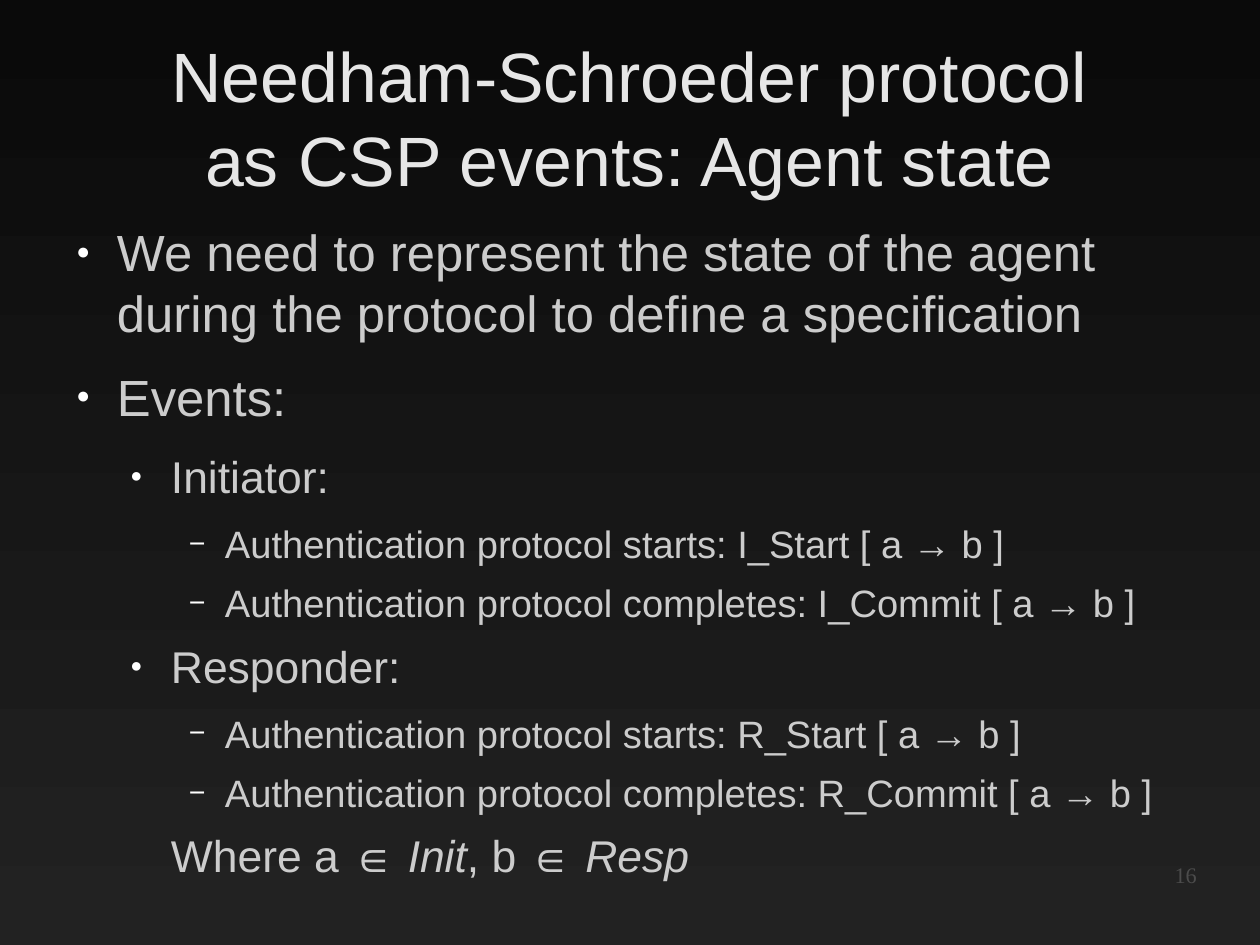
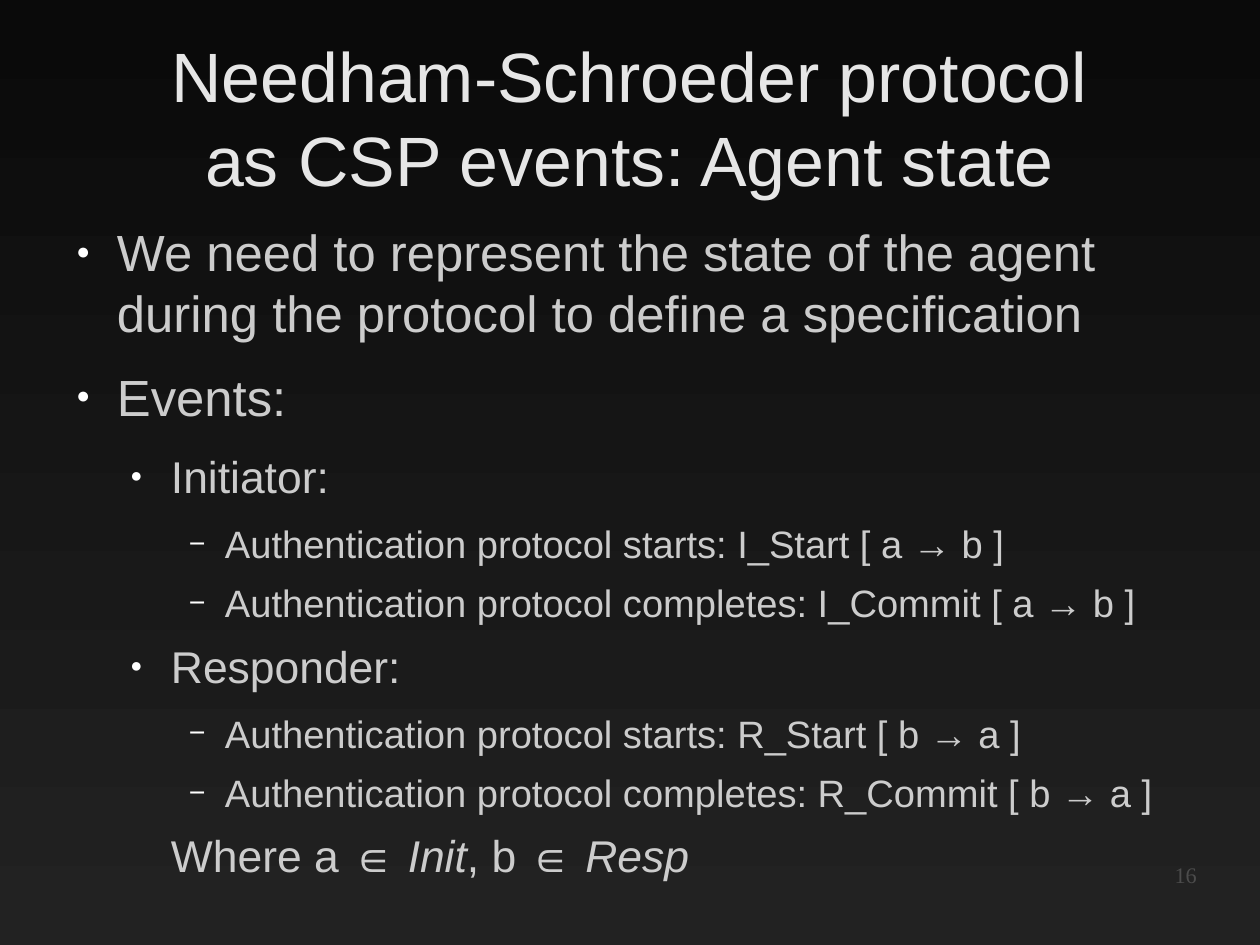
Before and after one commit to EtiennePerot/cs525p, a slide deck: slide 16 of Presentation.odp. Drawn at 1260x945 pixels with LibreOffice and Linux fonts; fonts in the diff are those of the drawing. Boxes give left, top, right and bottom in pixels: in the first picture for what was removed or moved away, otherwise in the second. Text is boxed around its words. In the diff, an @@ line names an element or a change of style, - is before the commit and + after.

```diff
--- a/Presentation.odp
+++ b/Presentation.odp
@@ text at (x1=225, y1=720, x2=1131, y2=815): text changed @@
-    − Authentication protocol starts: R_Start [ a → b ]
-    − Authentication protocol completes: R_Commit [ a → b ]
+    − Authentication protocol starts: R_Start [ b → a ]
+    − Authentication protocol completes: R_Commit [ b → a ]
```
Also in this commit, not shown: 7 other slides changed, 6 slides added.
